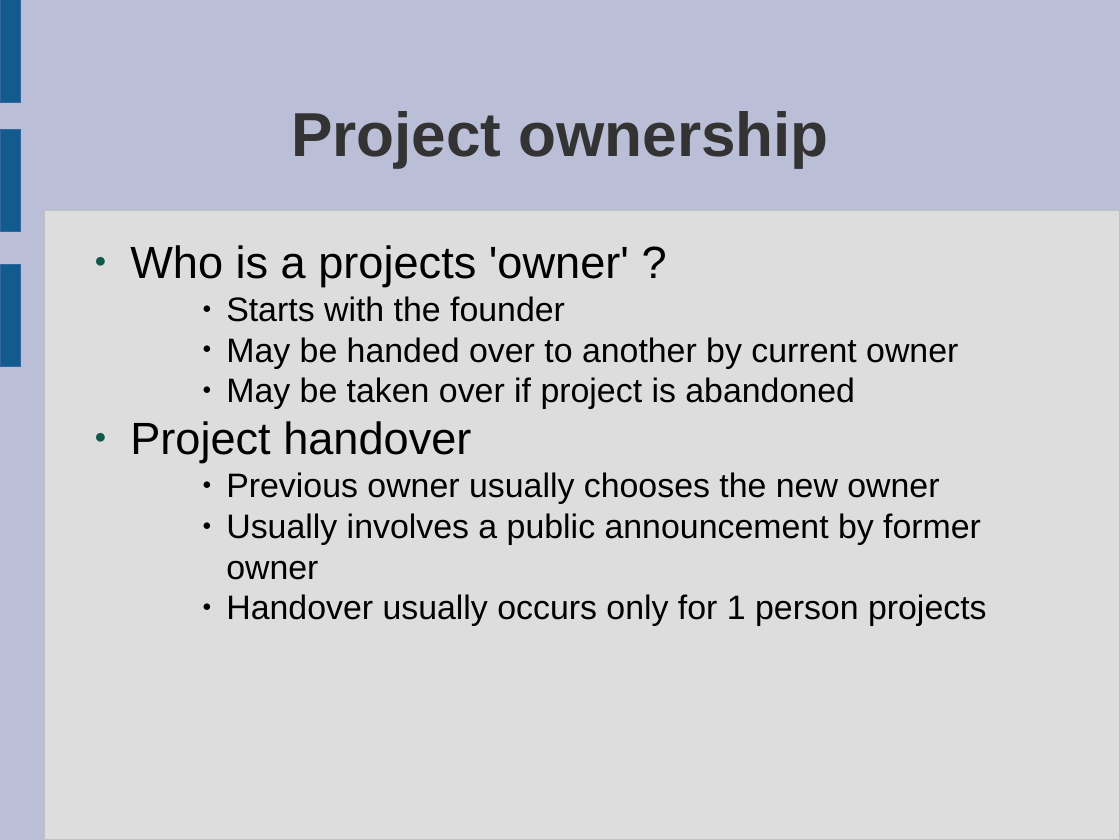
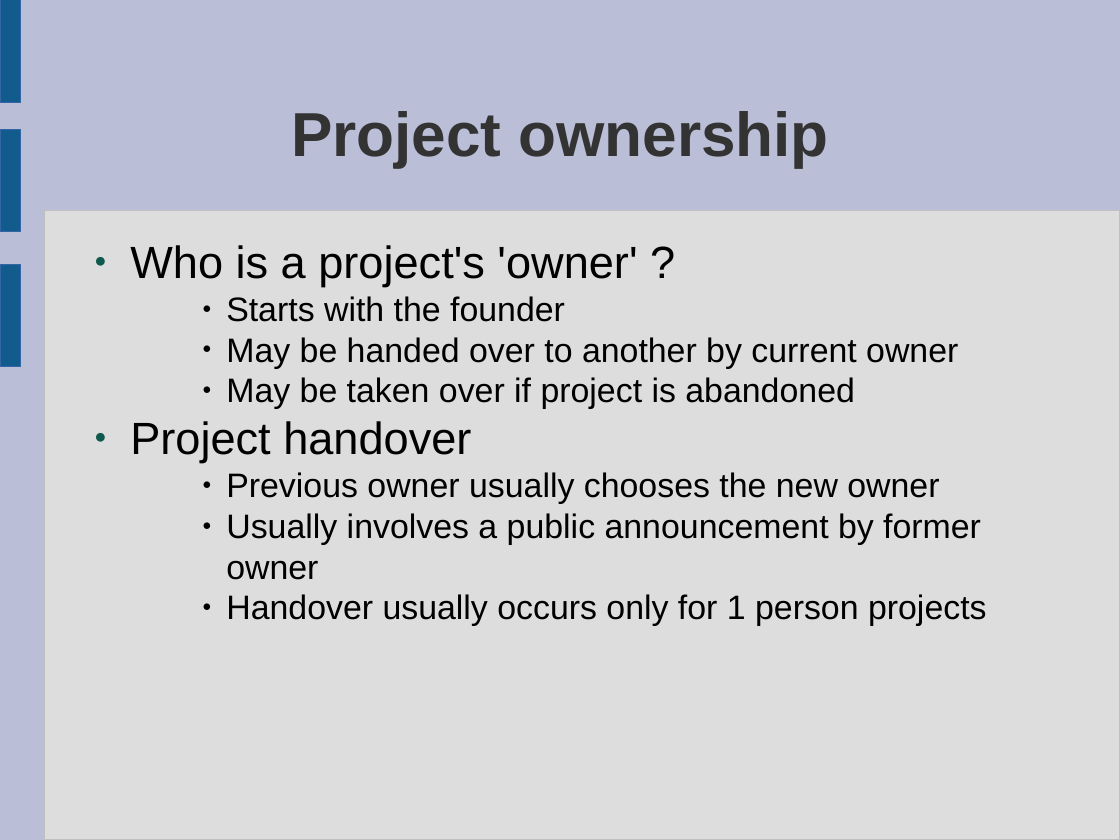
Before and after one commit to laurencesmart/comp8440, a slide deck: slide 8 of lectures/foss_culture.odp. Drawn at 1120x840 pixels with LibreOffice and Linux fonts; fonts in the diff are those of the drawing. Boxes give left, top, right and bottom in pixels: in the first picture for what was removed or moved away, otherwise in the second. Text is boxed around its words. In the diff, an @@ line names an element or a change of style, - is before the commit and + after.

```diff
--- a/lectures/foss_culture.odp
+++ b/lectures/foss_culture.odp
@@ text at [130,245,637,287]: text changed @@
-● Who is a projects 'owner' ?
+● Who is a project's 'owner' ?
```
Also in this commit, not shown: 5 other slides changed, 10 other files.
